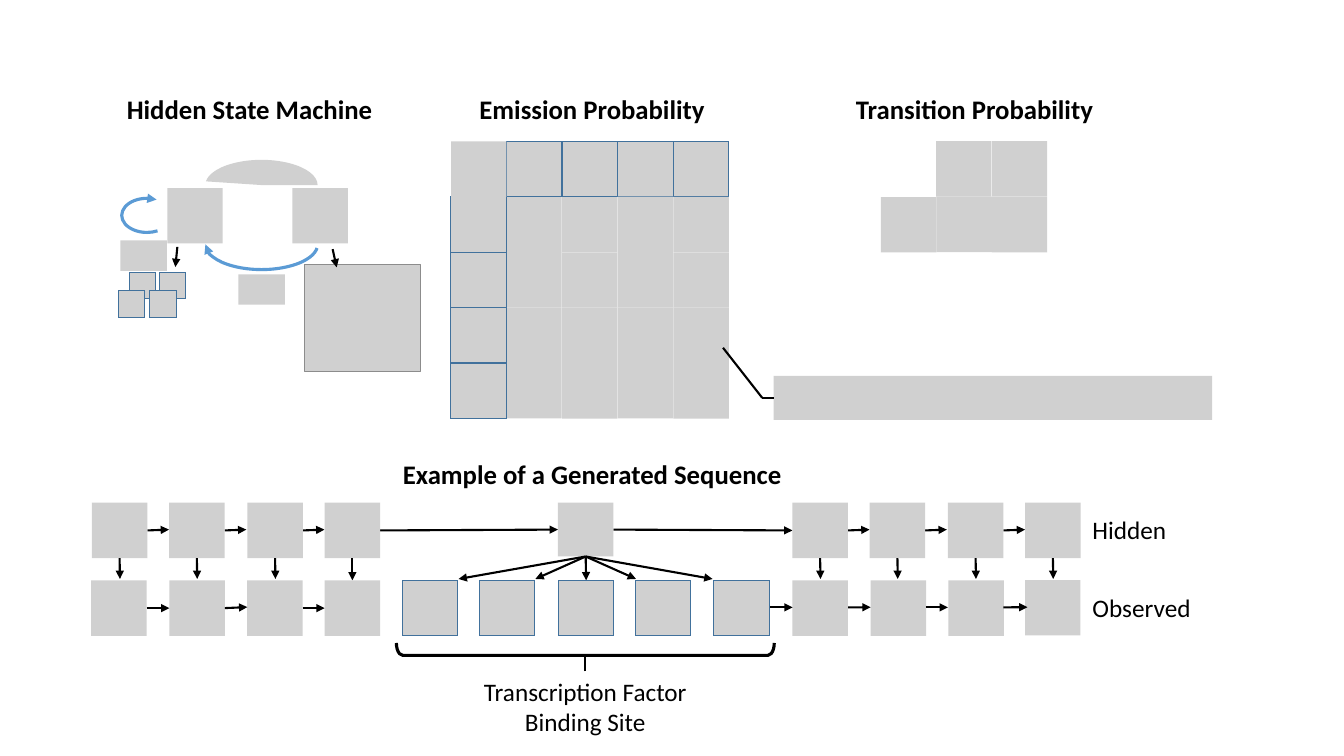
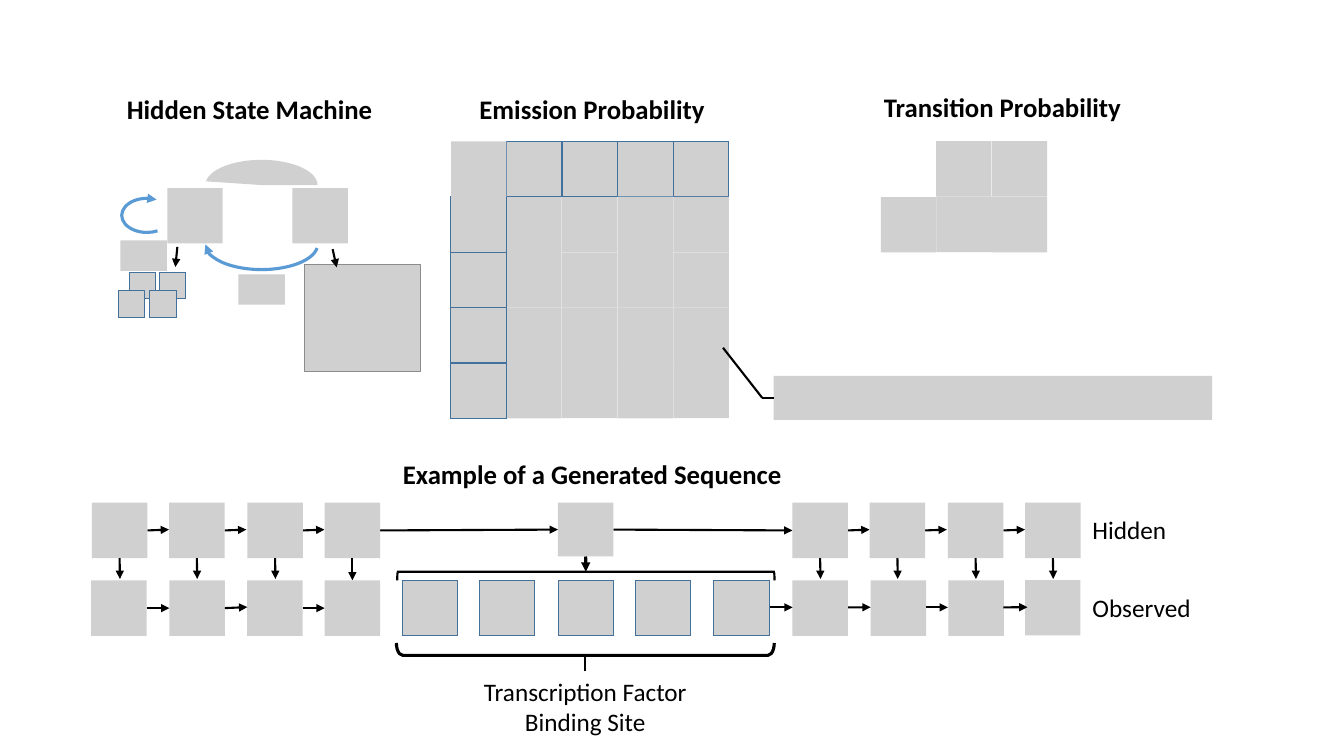
Before and after one commit to David-Taub/HOP-HMM, a slide deck: slide 6 of Help/Figures.pptx (slide 7 before the commit). Drawn at 1344x756 pixels with LibreOffice and Linux fonts; fonts in the diff are those of the drawing; grey boxes stand for pictures. Boxes give left, top, right and bottom in pixels: in the first picture for what was removed or moved away, otherwise in the second. Text is boxed around its words. In the diff, an @@ line names an element or a change of style, - is before the commit and + after.

```diff
--- a/Help/Figures.pptx
+++ b/Help/Figures.pptx
@@ text "Transition Probability": place and size @@
-text "Transition Probability" at <box>856,100,1093,124</box>
+text "Transition Probability" at <box>884,98,1121,122</box>
@@ arrow moved from (586, 557) - (587, 581) to (586, 557) - (586, 572) @@
@@ arrow (586, 557) - (586, 572): stroke #000000 1.5 pt to #000000 2.25 pt @@
@@ group removed at <box>459,557,713,579</box>: 4 arrows @@
@@ left bracket added at <box>398,571,775,580</box>, outline #000000 1.5 pt @@
```
Also in this commit, not shown: 1 other slide changed, 4 other files.
